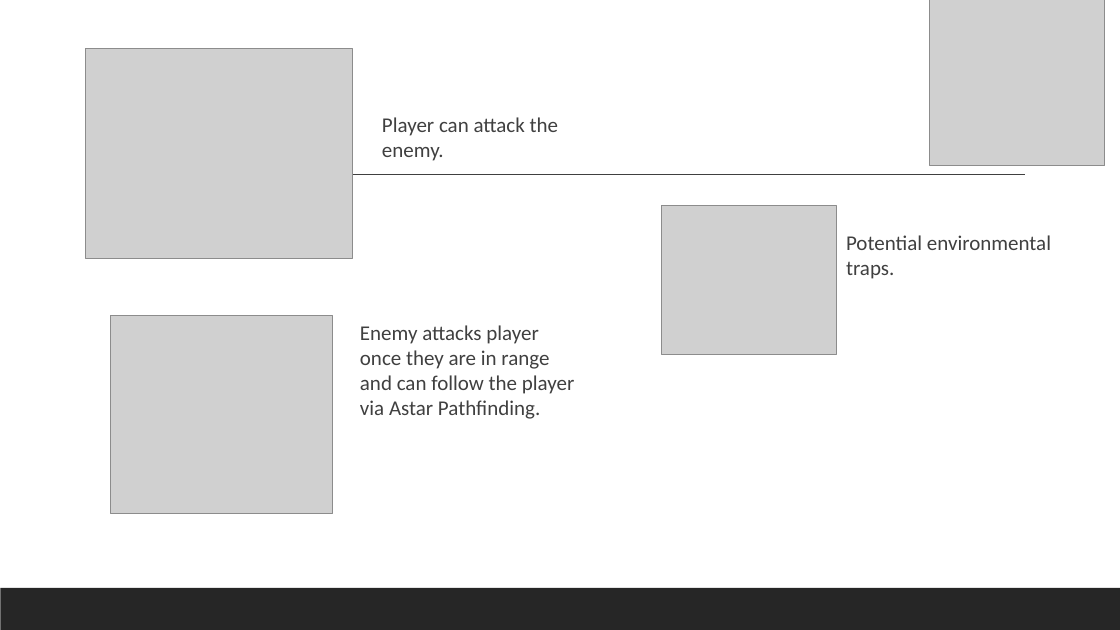
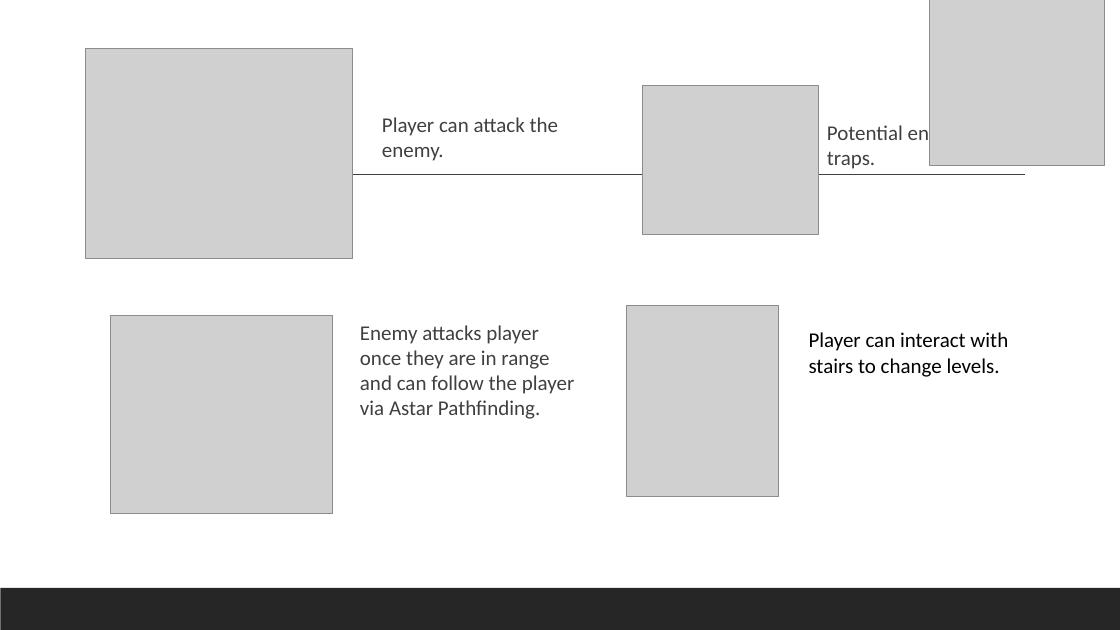
Before and after one commit to Room-4-Studios/Tower-of-Annihilation, a slide deck: slide 12 of docs/SA_Presentation.pptx. Drawn at 1120x630 pixels with LibreOffice and Linux fonts; fonts in the diff are those of the drawing; grey boxes stand for pictures. Boxes give left, top, right and bottom in pixels: in the first picture for what was removed or moved away, otherwise in the second. Text is boxed around its words. In the diff, an @@ line names an element or a change of style, - is before the commit and + after.

```diff
--- a/docs/SA_Presentation.pptx
+++ b/docs/SA_Presentation.pptx
@@ picture: place and size @@
-picture at (661,206,837,354)
+picture at (643,86,818,234)
@@ text "Potential environmental traps.": place and size @@
-text "Potential environmental traps." at (846,235,1051,279)
+text "Potential environmental traps." at (827,123,1032,169)
@@ picture added at (627,305,779,497) @@
@@ text added at (809,332,1008,377), 18 pt, text #000000 @@
+Player can interact with stairs to change levels.
```
Also in this commit, not shown: 3 other slides changed, 5 slides added, 2 other files.
